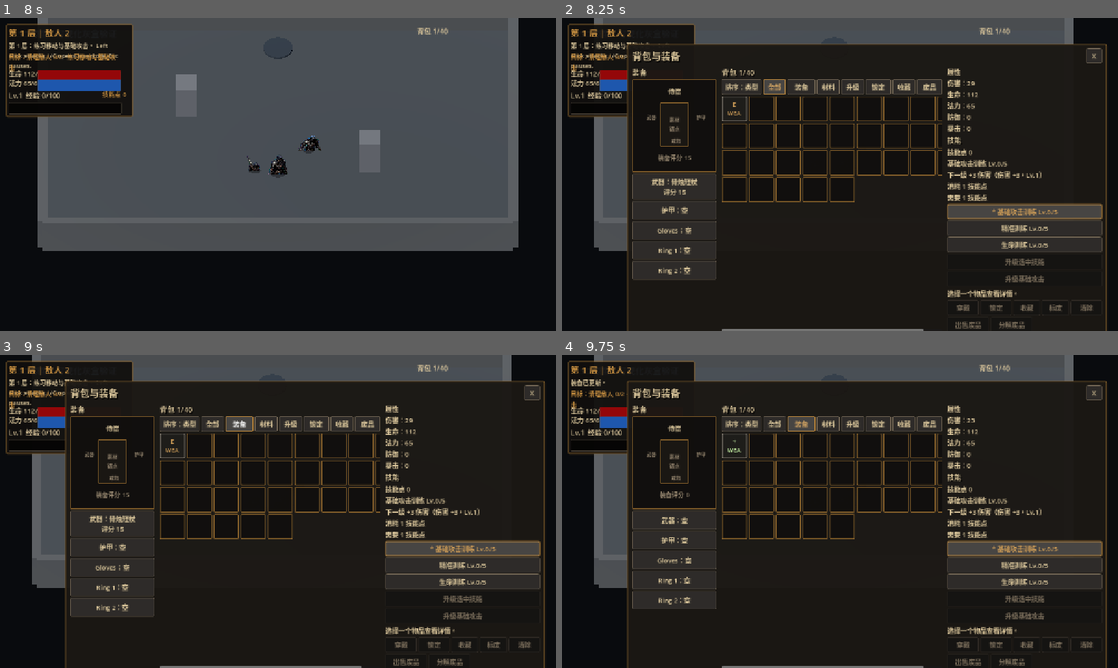
Above: before the commit, frames 1-4 (two rows, left to right).
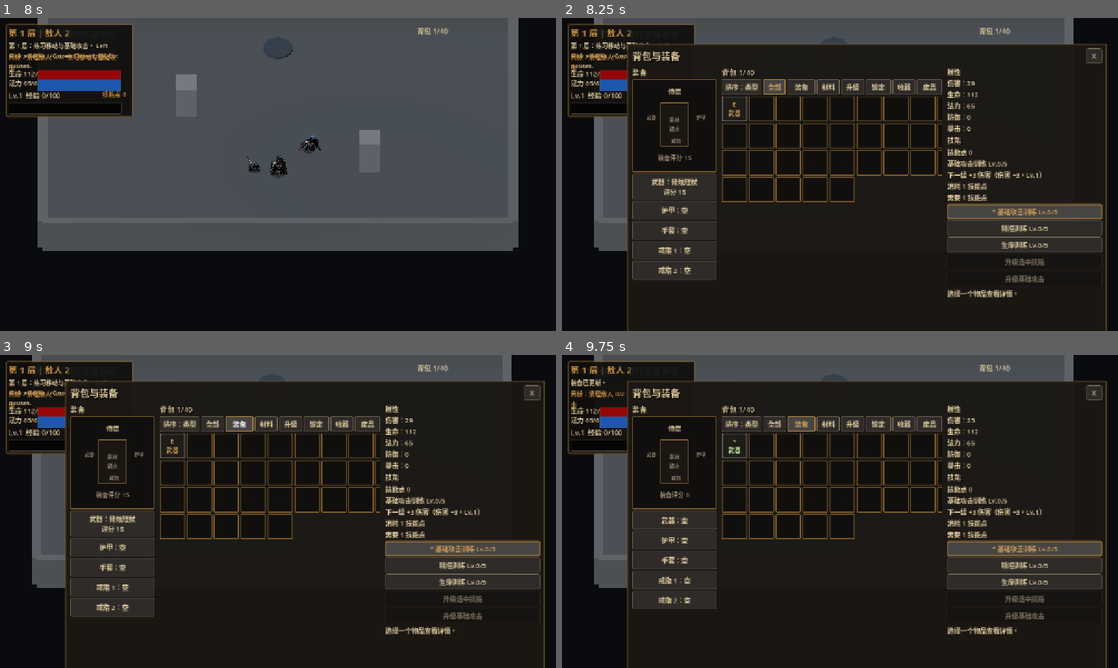
Above: after the commit, the same moments.

Repository: huhejie2009/dark-tower-2d-arpg
Game: Godot game, scene res://scenes/MainMenu.tscn
The game is run twice, just before and just after one commit, with the same random seed, the same clock (stepped at 60 frames per second) and the same inputs.
Inputs (mouse positions are in pixels of both pictures, inside the frame that each line leads up to):
- Up to frame 1 (8 s): click "开始游戏" at 0.5 s; click "slot_1 空存档 点击选择" at 1.25 s; click "slot_2 空存档 点击选择" at 2 s; click "slot_3 空存档 点击选择" at 2.75 s; click "战士" at 3.5 s; click "游侠" at 4.25 s; click "法师" at 5 s; click "侍僧" at 5.75 s; click "创建并进入选中存档" at 6.5 s; click "进入通天塔：第 1 层" at 7.25 s
- Up to frame 2 (8.25 s): tap Enter at 8 s; move the mouse to (962, 158) at 8.02 s; hold D (move_right) from 8.03 s (still down); tap I at 8.1 s; click (962, 158) at 8.17 s
- Up to frame 3 (9 s): release D (move_right) at 8.75 s; click "装备" at 8.75 s
- Up to frame 4 (9.75 s): click "武器：骨烛短杖 评分 15" at 9.5 s

Frame 1 is identical in both runs. In frame 2, 0.8% of the frame differs, in the area x 17-96%, y 26-100%; in frame 3, 0.8%; in frame 4, 0.8%.

Commit message:
Polish inventory equipment visual QA

Diff:
--- a/scripts/ui/InventoryEquipmentWindow.gd
+++ b/scripts/ui/InventoryEquipmentWindow.gd
@@ -24,6 +24,7 @@
 const WIDE_GRID_COLUMNS := 9
 const COMPACT_GRID_COLUMNS := 6
 const DETAIL_WIDE_MIN_WIDTH := 260.0
+const DETAIL_SCROLL_MIN_HEIGHT := 132.0
 
 var player_data: Dictionary = {}
 var inventory_grid: GridContainer
@@ -172,6 +173,7 @@
 
 	var side := VBoxContainer.new()
 	side.custom_minimum_size = Vector2(DETAIL_WIDE_MIN_WIDTH, 0)
+	side.size_flags_vertical = Control.SIZE_EXPAND_FILL
 	body.add_child(side)
 
 	stats_label = Label.new()
@@ -214,12 +216,18 @@
 	upgrade_basic_attack_button.pressed.connect(_on_upgrade_basic_attack_pressed)
 	side.add_child(upgrade_basic_attack_button)
 
+	var detail_scroll := ScrollContainer.new()
+	detail_scroll.name = "ItemDetailScroll"
+	detail_scroll.custom_minimum_size = Vector2(DETAIL_WIDE_MIN_WIDTH, DETAIL_SCROLL_MIN_HEIGHT)
+	detail_scroll.size_flags_vertical = Control.SIZE_EXPAND_FILL
+	side.add_child(detail_scroll)
+
 	detail_label = Label.new()
 	detail_label.name = "ItemDetail"
 	detail_label.autowrap_mode = TextServer.AUTOWRAP_WORD_SMART
-	detail_label.size_flags_vertical = Control.SIZE_EXPAND_FILL
+	detail_label.size_flags_horizontal = Control.SIZE_EXPAND_FILL
 	DarkArpgUiThemeScript.style_body_label(detail_label)
-	side.add_child(detail_label)
+	detail_scroll.add_child(detail_label)
 
 	var action_row := HBoxContainer.new()
 	action_row.name = "SelectedItemActions"
@@ -333,6 +341,7 @@
 		"window_size": window_size,
 		"grid_columns": WIDE_GRID_COLUMNS if window_size.x >= WIDE_LAYOUT_MIN_WIDTH else COMPACT_GRID_COLUMNS,
 		"detail_min_width": DETAIL_WIDE_MIN_WIDTH,
+		"detail_scroll_min_height": DETAIL_SCROLL_MIN_HEIGHT,
 		"default_window_size": DEFAULT_WINDOW_SIZE,
 	}
 
@@ -460,8 +469,19 @@
 	var item_type := str(entry.get("type", "item"))
 	if item_type == "equipment":
 		var equipment: Dictionary = Dictionary(entry.get("equipment", {}))
-		return str(equipment.get("slot", "EQ")).substr(0, 3).to_upper()
-	return "x%d" % int(entry.get("amount", 1))
+		return _slot_short_label(str(equipment.get("slot", "")))
+	return _stack_short_label(entry)
+
+func _stack_short_label(entry: Dictionary) -> String:
+	var item_type := str(entry.get("type", "item"))
+	var item_name := str(entry.get("name", entry.get("id", "")))
+	var amount := int(entry.get("amount", 1))
+	var hint := "物"
+	if item_type == "currency":
+		hint = "金"
+	elif item_type == "material":
+		hint = "晶" if item_name.contains("晶") or str(entry.get("id", "")).contains("crystal") else "材"
+	return "%s\n%d" % [hint, amount]
 
 func _describe_item(entry: Dictionary) -> String:
 	var lines: Array[String] = [str(entry.get("name", entry.get("id", "物品")))]
@@ -937,7 +957,7 @@
 	if item_type == "equipment":
 		var equipment: Dictionary = Dictionary(entry.get("equipment", {}))
 		rarity = str(equipment.get("rarity", "common"))
-		var slot_label := str(equipment.get("slot", "EQ")).substr(0, 3).to_upper()
+		var slot_label := _slot_short_label(str(equipment.get("slot", "")))
 		label = slot_label
 		recommendation = _build_item_recommendation(item_id, entry)
 		upgrade = bool(recommendation.get("upgrade", EquipmentDataServiceScript.is_upgrade_candidate(player_data, item_id)))
@@ -1076,12 +1096,37 @@
 			return "武器"
 		"armor":
 			return "护甲"
+		"gloves":
+			return "手套"
 		"ring":
 			return "戒指"
+		"ring_1":
+			return "戒指 1"
+		"ring_2":
+			return "戒指 2"
 		"trinket":
 			return "饰品"
 		_:
 			return slot.capitalize()
+
+func _slot_short_label(slot: String) -> String:
+	match slot:
+		"weapon":
+			return "武器"
+		"armor":
+			return "护甲"
+		"gloves":
+			return "手套"
+		"ring":
+			return "戒指"
+		"ring_1":
+			return "戒1"
+		"ring_2":
+			return "戒2"
+		"trinket":
+			return "饰品"
+		_:
+			return "装备"
 
 func _item_type_label(item_type: String) -> String:
 	match item_type:
--- a/tests/regression/regression_equipment_paper_doll_layout.gd
+++ b/tests/regression/regression_equipment_paper_doll_layout.gd
@@ -31,6 +31,15 @@
 		_expect(int(weapon_summary.get("score", 0)) > 0, "equipped weapon summary should include score")
 		var armor_summary: Dictionary = Dictionary(window.call("get_equipment_slot_summary_for_test", "armor"))
 		_expect(bool(armor_summary.get("empty", false)), "starter armor slot should be empty")
+		var gloves_summary: Dictionary = Dictionary(window.call("get_equipment_slot_summary_for_test", "gloves"))
+		var ring_1_summary: Dictionary = Dictionary(window.call("get_equipment_slot_summary_for_test", "ring_1"))
+		var ring_2_summary: Dictionary = Dictionary(window.call("get_equipment_slot_summary_for_test", "ring_2"))
+		_expect(str(gloves_summary.get("button_text", "")).begins_with("手套："), "gloves slot should use Chinese label")
+		_expect(str(ring_1_summary.get("button_text", "")).begins_with("戒指 1："), "ring_1 slot should use Chinese label")
+		_expect(str(ring_2_summary.get("button_text", "")).begins_with("戒指 2："), "ring_2 slot should use Chinese label")
+		_expect(not str(gloves_summary.get("button_text", "")).contains("Gloves"), "gloves slot should not leak English label")
+		_expect(not str(ring_1_summary.get("button_text", "")).contains("Ring"), "ring_1 slot should not leak English label")
+		_expect(not str(ring_2_summary.get("button_text", "")).contains("Ring"), "ring_2 slot should not leak English label")
 
 	window.queue_free()
 	await process_frame
--- a/tests/regression/regression_inventory_item_visual_metadata.gd
+++ b/tests/regression/regression_inventory_item_visual_metadata.gd
@@ -27,6 +27,18 @@
 		"type": "equipment",
 		"equipment": better_weapon,
 	})
+	player["inventory"] = InventoryDataServiceScript.add_item(Dictionary(player["inventory"]), {
+		"id": "gold",
+		"name": "金币",
+		"type": "currency",
+		"amount": 240,
+	})
+	player["inventory"] = InventoryDataServiceScript.add_item(Dictionary(player["inventory"]), {
+		"id": "crystal_shard",
+		"name": "水晶碎片",
+		"type": "material",
+		"amount": 18,
+	})
 
 	var window := InventoryEquipmentWindowScript.new()
 	root.add_child(window)
@@ -44,7 +56,15 @@
 		_expect(str(better_meta.get("badge", "")) == "+", "stronger equipment should use upgrade badge")
 		_expect(bool(better_meta.get("upgrade", false)), "better item should be marked as upgrade")
 		_expect(str(better_meta.get("border_color", "")) != "", "metadata should expose rarity border color")
-		_expect(str(better_meta.get("label", "")).contains("WEA"), "equipment label should include slot abbreviation")
+		_expect(str(better_meta.get("label", "")).contains("武器"), "equipment label should include localized slot label")
+		_expect(not str(better_meta.get("label", "")).contains("WEA"), "equipment label should not use English slot abbreviation")
+
+		var gold_meta: Dictionary = Dictionary(window.call("get_item_visual_metadata_for_test", "gold"))
+		var crystal_meta: Dictionary = Dictionary(window.call("get_item_visual_metadata_for_test", "crystal_shard"))
+		_expect(str(gold_meta.get("label", "")).contains("金"), "currency label should show a localized item hint")
+		_expect(str(gold_meta.get("label", "")).contains("240"), "currency label should include stack amount")
+		_expect(str(crystal_meta.get("label", "")).contains("晶"), "material label should show a localized item hint")
+		_expect(str(crystal_meta.get("label", "")).contains("18"), "material label should include stack amount")
 
 	window.queue_free()
 	await process_frame
--- a/tests/regression/regression_qa_screenshot_tools_headless_guard.gd
+++ b/tests/regression/regression_qa_screenshot_tools_headless_guard.gd
@@ -4,6 +4,7 @@
 	"res://tools/qa_capture_town_screenshot.gd",
 	"res://tools/qa_capture_town_facility_screenshot.gd",
 	"res://tools/qa_capture_stash_window_screenshot.gd",
+	"res://tools/qa_capture_inventory_window_screenshot.gd",
 ]
 
 var failures: Array[String] = []
--- a/tests/regression/regression_ui_visual_qa_layout_contract.gd
+++ b/tests/regression/regression_ui_visual_qa_layout_contract.gd
@@ -45,11 +45,13 @@
 	var rect := window.get_responsive_window_rect_for_test(Vector2(1280, 720))
 	_expect(rect.size.x >= 960.0, "inventory window should reserve enough width for equipment, grid, and detail columns at 1280x720")
 	_expect(rect.size.y >= 560.0, "inventory window should reserve enough height to lower text density at 1280x720")
+	_expect(window.find_child("ItemDetailScroll", true, false) != null, "item detail should live inside a scroll area so long equipment text stays readable")
 	_expect(window.has_method("get_visual_qa_metrics_for_test"), "inventory should expose visual QA density metrics")
 	if window.has_method("get_visual_qa_metrics_for_test"):
 		var metrics: Dictionary = Dictionary(window.call("get_visual_qa_metrics_for_test", Vector2(1280, 720)))
 		_expect(int(metrics.get("grid_columns", 0)) >= 9, "inventory grid should show at least 9 columns on 1280px width")
 		_expect(float(metrics.get("detail_min_width", 0.0)) >= 260.0, "item detail column should be wide enough for readable comparison text")
+		_expect(float(metrics.get("detail_scroll_min_height", 0.0)) >= 120.0, "item detail scroll area should reserve readable vertical space at 1280x720")
 	root.remove_child(window)
 	window.free()
 
--- /dev/null
+++ b/tools/qa_capture_inventory_window_screenshot.gd
@@ -0,0 +1,104 @@
+extends SceneTree
+
+const PlayerDataServiceScript := preload("res://scripts/data/PlayerDataService.gd")
+const InventoryDataServiceScript := preload("res://scripts/data/InventoryDataService.gd")
+const InventoryEquipmentWindowScript := preload("res://scripts/ui/InventoryEquipmentWindow.gd")
+
+const OUTPUT_PATH := "res://docs/qa/screenshots/inventory_equipment_window_1280x720.png"
+
+func _initialize() -> void:
+	call_deferred("_run")
+
+func _run() -> void:
+	if DisplayServer.get_name() == "headless":
+		push_error("Screenshot QA requires rendered Godot; run without --headless to avoid viewport capture hangs.")
+		quit(2)
+		return
+	root.size = Vector2i(1280, 720)
+
+	var background := ColorRect.new()
+	background.name = "InventoryQaBackground"
+	background.color = Color(0.018, 0.017, 0.018, 1.0)
+	background.set_anchors_preset(Control.PRESET_FULL_RECT)
+	root.add_child(background)
+
+	var player := PlayerDataServiceScript.build_starter_player("slot_1", "背包验收", "warrior")
+	player["inventory"] = _build_inventory(player)
+	player["skill_points"] = 3
+
+	var window := InventoryEquipmentWindowScript.new()
+	root.add_child(window)
+	window.set_player_data(player)
+	window.visible = true
+	if window.has_method("select_item"):
+		window.call("select_item", "qa_rare_blade")
+
+	for _i in range(12):
+		await process_frame
+	RenderingServer.force_sync()
+	var texture := root.get_texture()
+	if texture == null:
+		push_error("Inventory screenshot texture is null.")
+		quit(1)
+		return
+	var absolute_path := ProjectSettings.globalize_path(OUTPUT_PATH)
+	DirAccess.make_dir_recursive_absolute(absolute_path.get_base_dir())
+	var error := texture.get_image().save_png(absolute_path)
+	root.remove_child(window)
+	root.remove_child(background)
+	window.queue_free()
+	background.queue_free()
+	if error != OK:
+		push_error("Failed to save inventory screenshot: %s" % error_string(error))
+		quit(1)
+		return
+	print("INVENTORY_WINDOW_SCREENSHOT_SAVED %s" % absolute_path)
+	quit(0)
+
+func _build_inventory(player: Dictionary) -> Dictionary:
+	var inventory := Dictionary(player.get("inventory", {}))
+	inventory = InventoryDataServiceScript.add_item(inventory, _equipment_payload("qa_rare_blade", "裂塔长剑", "weapon", "rare", 9, {"attack_damage": 62}, true))
+	inventory = InventoryDataServiceScript.add_item(inventory, _equipment_payload("qa_magic_armor", "霜铸胸甲", "armor", "magic", 6, {"max_health": 58}, false))
+	inventory = InventoryDataServiceScript.add_item(inventory, _equipment_payload("qa_junk_gloves", "裂纹护手", "gloves", "common", 2, {"attack_damage": 3}, false, {"junk": true}))
+	inventory = InventoryDataServiceScript.add_item(inventory, {
+		"id": "qa_crystal_shard",
+		"name": "水晶碎片",
+		"type": "material",
+		"amount": 18,
+	})
+	inventory = InventoryDataServiceScript.add_item(inventory, {
+		"id": "qa_gold",
+		"name": "金币",
+		"type": "currency",
+		"amount": 240,
+	})
+	return inventory
+
+func _equipment_payload(id: String, item_name: String, slot: String, rarity: String, item_level: int, affixes: Dictionary, favorite: bool = false, flags: Dictionary = {}) -> Dictionary:
+	var equipment := {
+		"instance_id": id,
+		"name": item_name,
+		"slot": slot,
+		"equipment_pool": "warrior",
+		"item_level": item_level,
+		"rarity": rarity,
+		"affixes": affixes,
+	}
+	var binding_flags := {
+		"locked": bool(flags.get("locked", false)),
+		"favorite": bool(flags.get("favorite", favorite)),
+		"junk": bool(flags.get("junk", false)),
+		"sellable": bool(flags.get("sellable", true)),
+	}
+	return {
+		"id": id,
+		"name": item_name,
+		"type": "equipment",
+		"equipment": equipment,
+		"binding_flags": binding_flags,
+		"loot_quality": {
+			"source": "elite",
+			"quality_tag": "qa_visual",
+			"item_level": item_level,
+		},
+	}
Binary file added: docs/qa/screenshots/inventory_equipment_window_1280x720.png
Not shown, added: docs/progress/2026-06-20-inventory-equipment-window-visual-qa-progress.md
